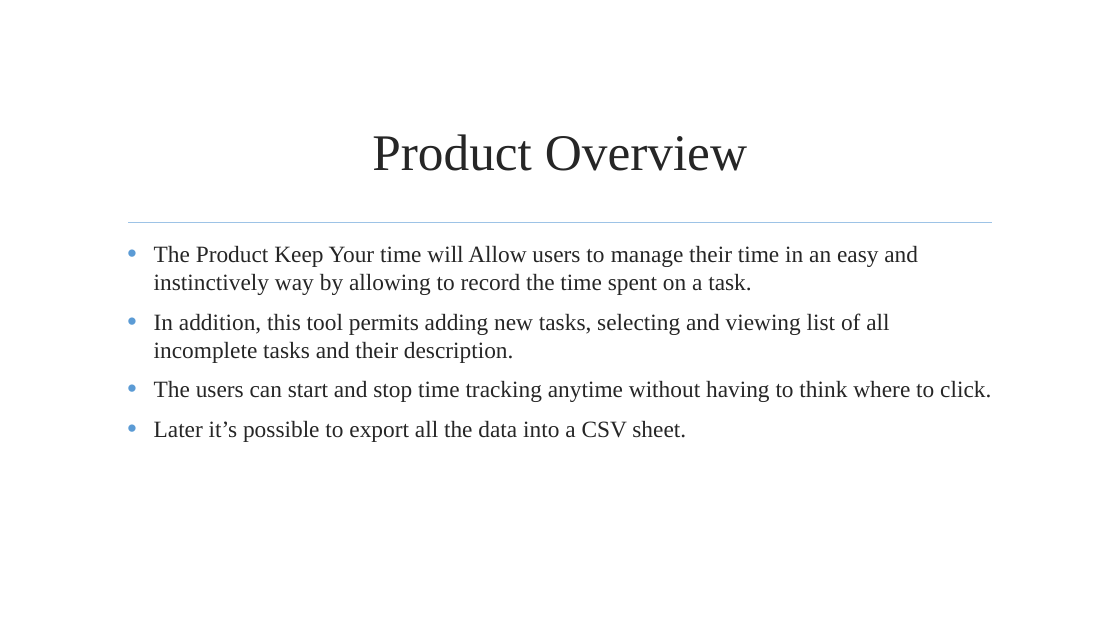
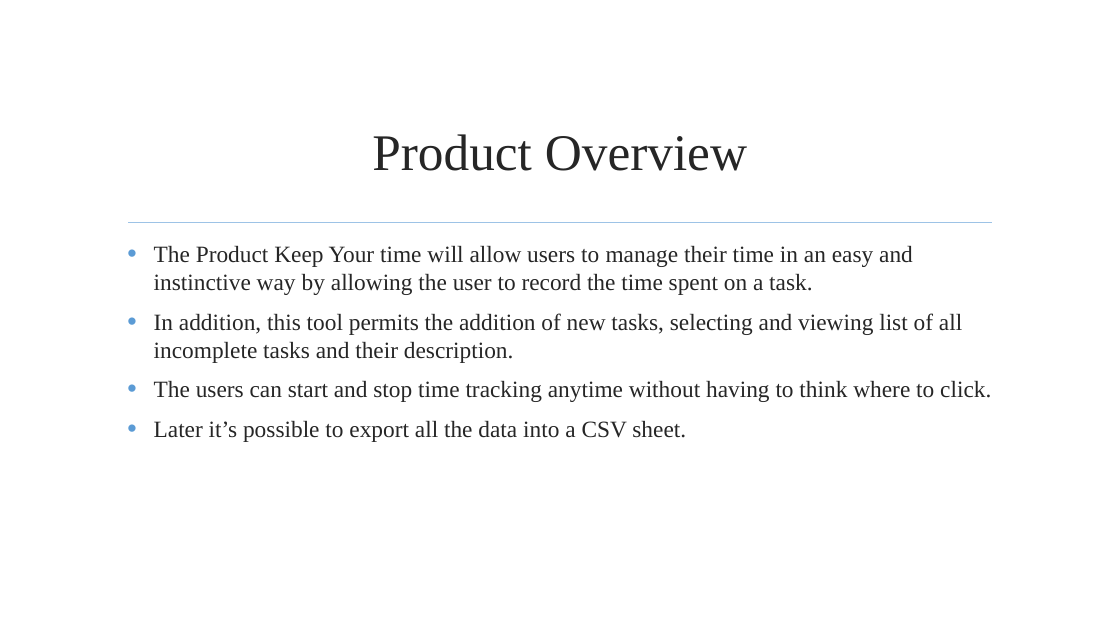
Before and after one commit to jmgirao/projetosoftware1213, a slide deck: slide 5 of Final Presentation/Presentation.pptx. Drawn at 1120x630 pixels with LibreOffice and Linux fonts; fonts in the diff are those of the drawing; background and template pictures are left out. Boxes give left, top, right and bottom in pixels: in the first picture for what was removed or moved away, otherwise in the second. Text is boxed around its words. In the diff, an @@ line names an element or a change of style, - is before the commit and + after.

```diff
--- a/Final Presentation/Presentation.pptx
+++ b/Final Presentation/Presentation.pptx
@@ text at (154,245,962,363): text changed @@
-  • The Product Keep Your time will Allow users to manage their time in an easy and instinctively way by allowing to record the time spent on a task.
-  • In addition, this tool permits adding new tasks, selecting and viewing list of all incomplete tasks and their description.
+  • The Product Keep Your time will allow users to manage their time in an easy and instinctive way by allowing the user to record the time spent on a task.
+  • In addition, this tool permits the addition of new tasks, selecting and viewing list of all incomplete tasks and their description.
```
Also in this commit, not shown: 14 other slides changed.
